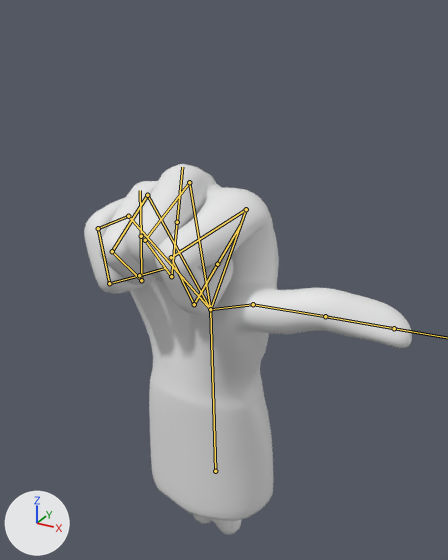
Renders of the FBX model Assets/MyAssets/hands  v2.fbx from each side of a commit.
Both versions are drawn from a 50 mm camera at (0.739, -1.315, 1.541) aimed at (0.022, -0.012, 0.889). The lights are fixed; the arrows at lower left show +X, +Y and +Z. Both versions are drawn at frame 1 of the action 'Hand|thumbsUp'; the numbers are the values there. The bones that bend it are drawn over the model as lines.

Names of what the first picture shows: 'Vert'.
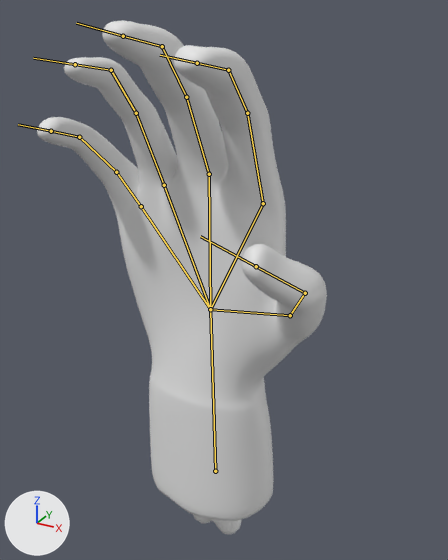
Pixel boxes [x1, y1, x2, y2] of what changed, in the pictures (448 x 560 px):
'Vert', posed (12% narrower, 40% taller): before [84, 164, 412, 521]; after [37, 21, 327, 521]
bone 'ThumbMetacarpal', root to tip: before (210, 309) to (253, 304); after (210, 309) to (290, 315)
bone 'ThumbProximal', root to tip: before (253, 304) to (325, 316); after (290, 315) to (305, 293)
bone 'ThumbDistal', root to tip: before (325, 316) to (394, 328); after (305, 293) to (256, 266)
bone 'IndexMetacarpal', root to tip: before (210, 309) to (246, 209); after (210, 309) to (263, 203)
bone 'IndexProximal', root to tip: before (246, 209) to (171, 257); after (263, 203) to (247, 113)
bone 'IndexMiddle', root to tip: before (171, 257) to (194, 304); after (247, 113) to (228, 70)
bone 'IndexDistal', root to tip: before (194, 304) to (217, 264); after (228, 70) to (197, 63)
bone 'MiddleMetacarpal', root to tip: before (210, 309) to (189, 182); after (210, 309) to (209, 174)
bone 'MiddleProximal', root to tip: before (189, 182) to (145, 240); after (209, 174) to (186, 97)
bone 'MiddleMiddle', root to tip: before (145, 240) to (171, 276); after (186, 97) to (162, 46)
bone 'MiddleDistal', root to tip: before (171, 276) to (177, 222); after (162, 46) to (123, 36)
bone 'RingMetacarpal', root to tip: before (210, 309) to (147, 195); after (210, 309) to (164, 185)
bone 'RingProximal', root to tip: before (147, 195) to (112, 251); after (164, 185) to (136, 113)
bone 'RingMiddle', root to tip: before (112, 251) to (141, 280); after (136, 113) to (111, 70)
bone 'RingDistal', root to tip: before (141, 280) to (141, 236); after (111, 70) to (75, 64)
bone 'PinkyMetacarpal', root to tip: before (210, 309) to (128, 216); after (210, 309) to (141, 206)
bone 'PinkyProximal', root to tip: before (128, 216) to (98, 228); after (141, 206) to (116, 172)
bone 'PinkyMiddle', root to tip: before (98, 228) to (109, 283); after (116, 172) to (79, 137)
bone 'PinkyDistal', root to tip: before (109, 283) to (139, 275); after (79, 137) to (51, 131)

The change in detail:
Bone 'ThumbMetacarpal' (bone_thumbmetacarpal) turns from (21, -23, 6) to (0, 0, 0) degrees about its own x, y and z.
Bone 'ThumbProximal' (bone_thumbproximal) turns from (-35, -10, -57) to (38, -7, -14) degrees about its own x, y and z.
Bone 'ThumbDistal' (bone_thumbdistal) turns from (-11, 4, -20) to (29, 16, 35) degrees about its own x, y and z.
Bone 'IndexMetacarpal' (bone_indexmetacarpal) turns from (8, 3, 3) to (0, 0, 0) degrees about its own x, y and z.
Bone 'IndexProximal' (bone_indexproximal) turns from (84, -14, 20) to (14, 0, 0) degrees about its own x, y and z.
Bone 'IndexMiddle' (bone_indexmiddle) turns from (84, -14, 20) to (14, 0, 0) degrees about its own x, y and z.
Bone 'IndexDistal' (bone_indexdistal) turns from (84, -14, 20) to (14, 0, 0) degrees about its own x, y and z.
Bone 'MiddleMetacarpal' (bone_middlemetacarpal) turns from (9, -1, 3) to (0, 0, 0) degrees about its own x, y and z.
Bone 'MiddleProximal' (bone_middleproximal) turns from (98, -1, 0) to (14, 0, 0) degrees about its own x, y and z.
Bone 'MiddleMiddle' (bone_middlemiddle) turns from (98, -1, 0) to (14, 0, 0) degrees about its own x, y and z.
Bone 'MiddleDistal' (bone_middledistal) turns from (98, -1, 0) to (14, 0, 0) degrees about its own x, y and z.
Bone 'RingMetacarpal' (bone_ringmetacarpal) turns from (8, -4, 3) to (0, 0, 0) degrees about its own x, y and z.
Bone 'RingProximal' (bone_ringproximal) turns from (100, 5, -1) to (14, 0, 0) degrees about its own x, y and z.
Bone 'RingMiddle' (bone_ringmiddle) turns from (100, 5, -1) to (14, 0, 0) degrees about its own x, y and z.
Bone 'RingDistal' (bone_ringdistal) turns from (100, 5, -1) to (14, 0, 0) degrees about its own x, y and z.
Bone 'PinkyMetacarpal' (bone_pinkymetacarpal) turns from (7, -6, 3) to (0, 0, 0) degrees about its own x, y and z.
Bone 'PinkyProximal' (bone_pinkyproximal) turns from (73, 0, 0) to (14, 0, 0) degrees about its own x, y and z.
Bone 'PinkyMiddle' (bone_pinkymiddle) turns from (73, 0, 0) to (14, 0, 0) degrees about its own x, y and z.
Bone 'PinkyDistal' (bone_pinkydistal) turns from (73, 0, 0) to (14, 0, 0) degrees about its own x, y and z.
